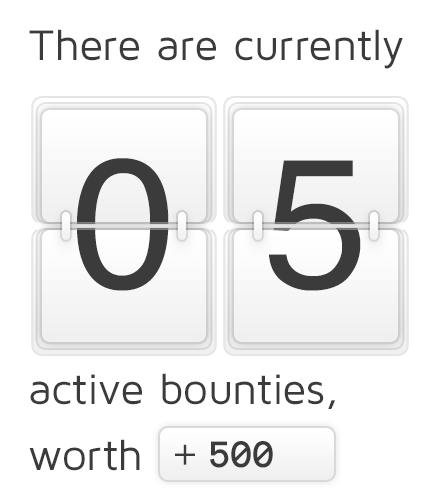
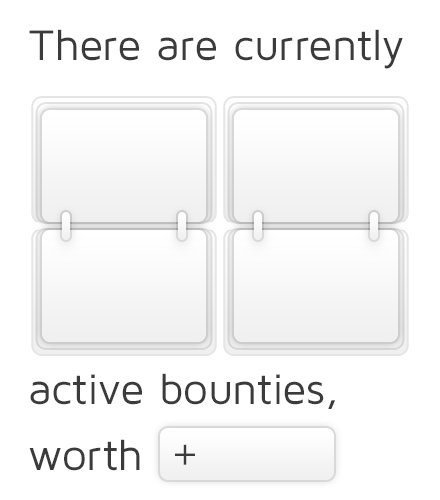
Layers edited between the first and the second (440, 500) image:
hid group "<< Text >>" (1st of 2) (4 layers) over [77, 158, 361, 468]
